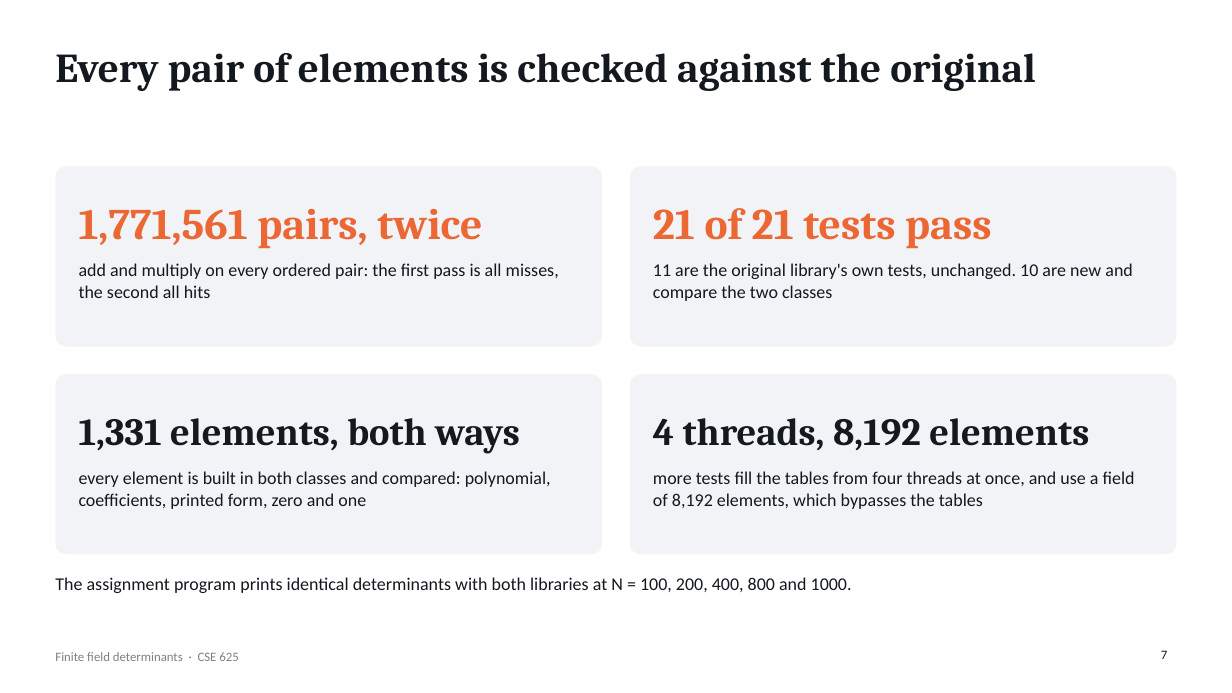
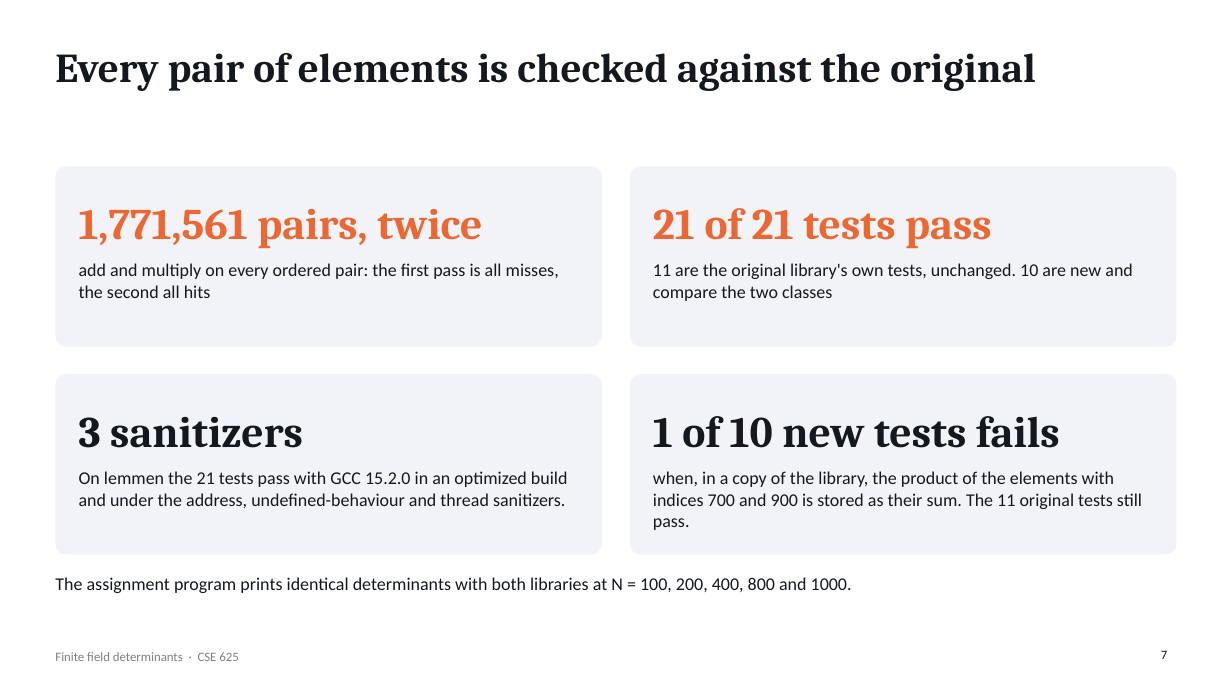
Before and after one commit to Jplangdon/algebra-assignment, a slide deck: slide 7 of slides/presentation.pptx. Drawn at 1232x693 pixels with LibreOffice and Linux fonts; fonts in the diff are those of the drawing. Boxes give left, top, right and bottom in pixels: in the first picture for what was removed or moved away, otherwise in the second. Text is boxed around its words. In the diff, an @@ line names an element or a change of style, - is before the commit and + after.

Commit message:
Put Lemmen's library checks in the report and the slides
- Section V and slide 7 now state what results/library_checks.csv records
  for lemmen: the 21 tests pass with GCC 15.2.0 in an optimized build and
  under the address, undefined-behaviour and thread sanitizers, the 8
  algebra-matrices tests pass against the cached library, and the wrong
  product is caught by 1 of the 10 new tests while the 11 original tests
  still pass. Clang is not installed on lemmen, so it is not mentioned.
- The paragraph generated from that file is worded more compactly.
- Layout: Listing 3 floats, so it is no longer split between two pages.
  The profile figure has one-line labels, and a few sentences lose a word
  or two, which keeps the report at 7 pages.
- docs/KANBAN.md: card 3 has the result of the run.

```diff
--- a/slides/presentation.pptx
+++ b/slides/presentation.pptx
@@ text at box(79, 417, 303, 448): text changed; size 30 to 34 pt @@
-1,331 elements, both ways
+3 sanitizers
@@ text at box(653, 416, 1060, 448): text changed; size 30 to 34 pt @@
-4 threads, 8,192 elements
+1 of 10 new tests fails
@@ text at box(79, 471, 568, 508): text changed @@
-every element is built in both classes and compared: polynomial, coefficients, printed form, zero and one
+On lemmen the 21 tests pass with GCC 15.2.0 in an optimized build and under the address, undefined-behaviour and thread sanitizers.
@@ text at box(653, 471, 1142, 530): text changed @@
-more tests fill the tables from four threads at once, and use a field of 8,192 elements, which bypasses the tables
+when, in a copy of the library, the product of the elements with indices 700 and 900 is stored as their sum. The 11 original tests still pass.
```
Also in this commit, not shown: 14 other files.
